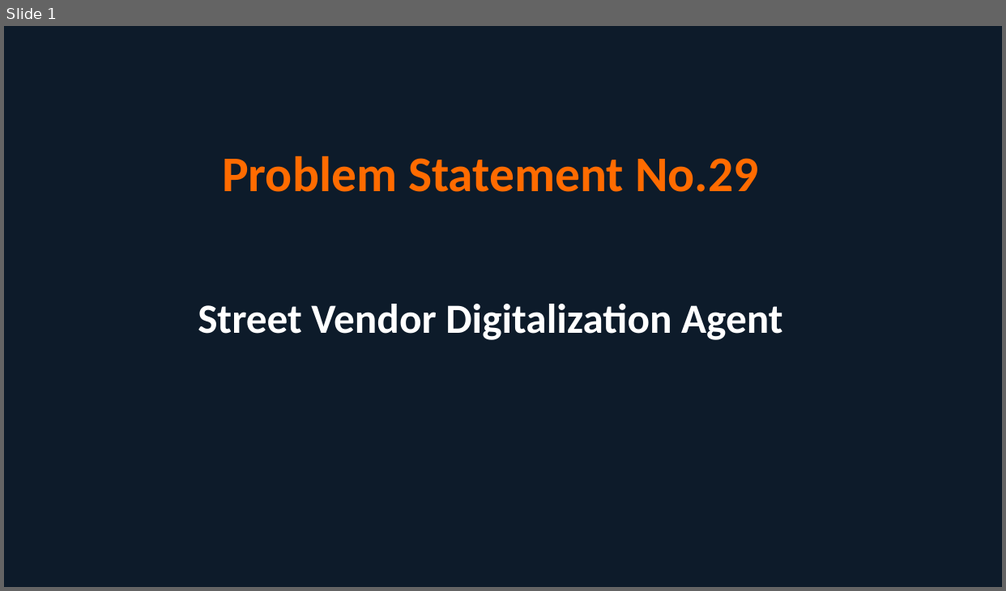
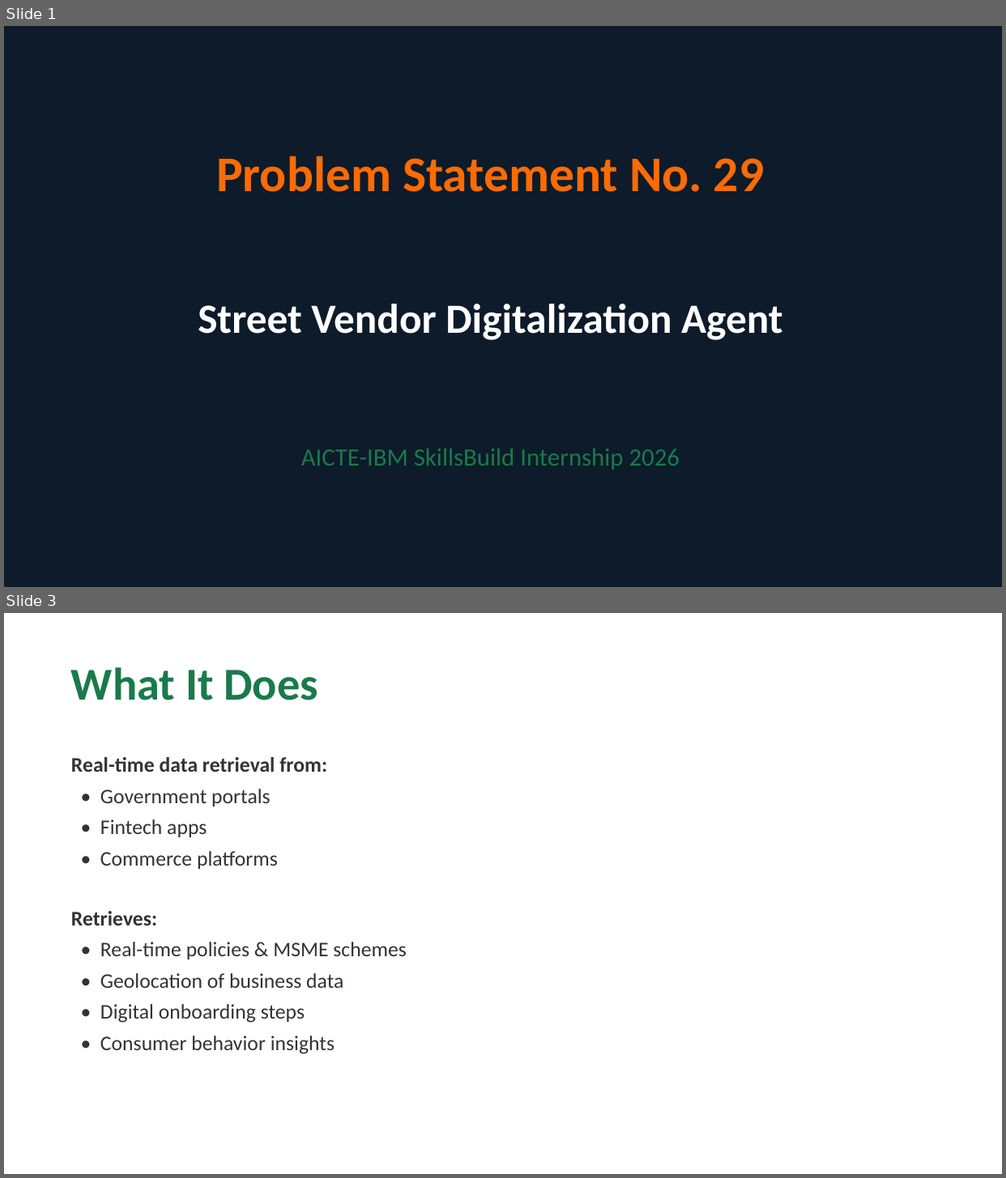
Before and after one commit to Veeresh-Math/Street-Vendor-Digitalization-Agent, a slide deck: Problem_Statement_29.pptx. Shown one above the other, each under a label of ours: slide 1 before the commit, slides 1 and 3 after it; the slides between them are not shown. The pictures are 1006x591 and 1006x1178 pixels, drawn with LibreOffice and Linux fonts; fonts in the diff are those of the drawing. Boxes give left, top, right and bottom in pixels: in the first picture for what was removed or moved away, otherwise in the second. Text is boxed around its words. In the diff, an @@ line names an element or a change of style, - is before the commit and + after.

Commit message:
Update Problem Statement 29 PPTX

```diff
--- a/Problem_Statement_29.pptx
+++ b/Problem_Statement_29.pptx
@@ slide 3 added at <box>4,613,1002,1174</box>, background #FFFFFF @@
@@ text added at <box>71,667,318,700</box>, 44 pt, text #1A7A4A, bold @@
+What It Does
@@ text added at <box>71,757,407,1054</box>, 20 pt, text #333333 @@
+Real-time data retrieval from:
+• Government portals
+• Fintech apps
+• Commerce platforms
+Retrieves:
+• Real-time policies & MSME schemes
+• Geolocation of business data
+• Digital onboarding steps
+• Consumer behavior insights
@@ slide 1 changed as well @@
@@ text at <box>216,156,764,192</box>: spaces changed @@
-Problem Statement No.29
+Problem Statement No. 29
@@ text added at <box>301,449,680,470</box>, 24 pt, text #1A7A4A @@
+AICTE-IBM SkillsBuild Internship 2026
```
Also in this commit, not shown: 1 other slide changed, 3 other slides added, 1 slide removed.
